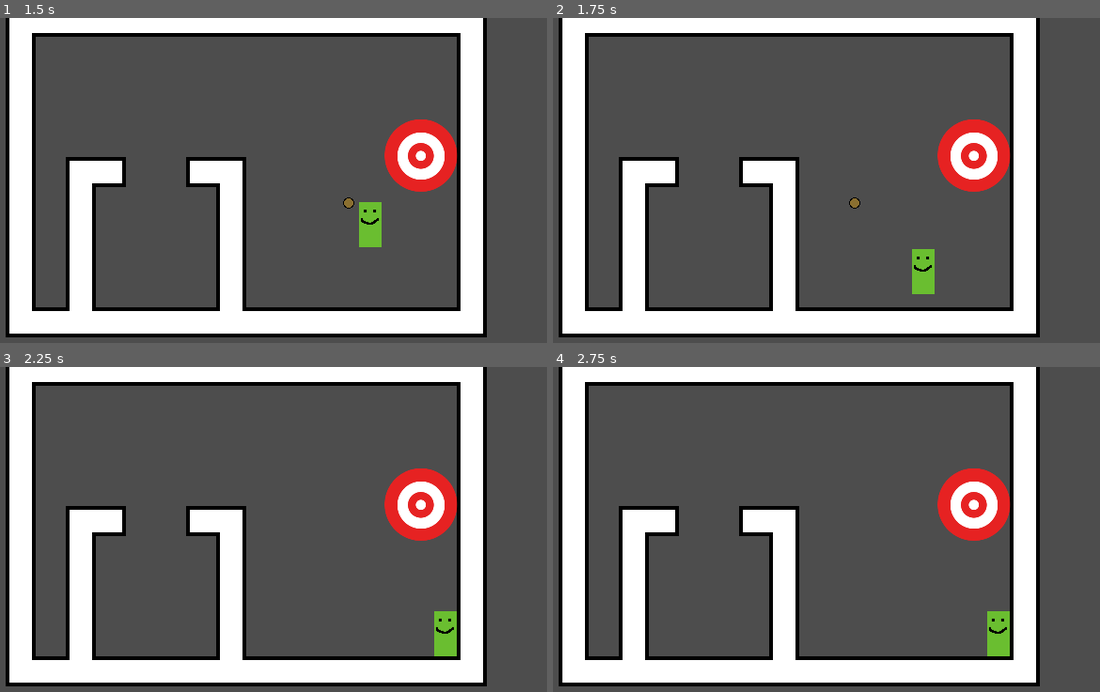
Above: before the commit, frames 1-4 (two rows, left to right).
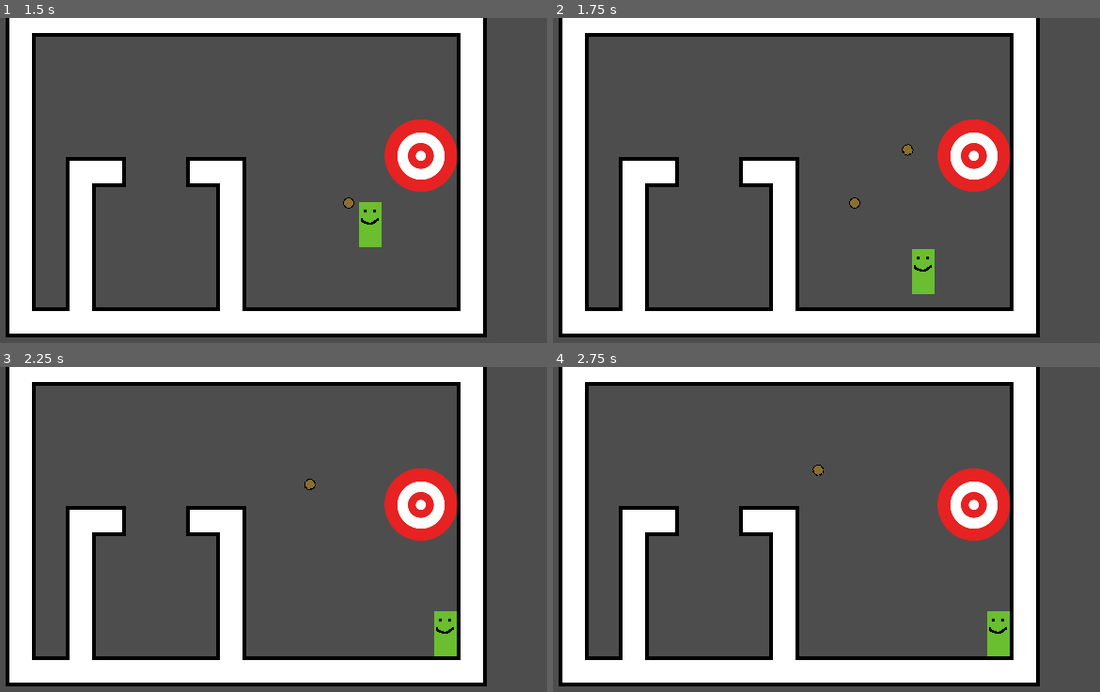
Above: after the commit, the same moments.

Repository: HuskyGameDev/2025f-team5
Game: Godot game, scene res://Game/main.tscn
Same seed, same stepped clock (60 frames per second), same inputs: the game is played once before the commit and once after it.
Inputs (mouse positions are in pixels of both pictures, inside the frame that each line leads up to):
- Up to frame 1 (1.5 s): tap Space (Dash) at 0.5 s; move the mouse to (377, 170) at 0.52 s; hold D (Right) 0.53-1.28 s; hold Space (Dash) 0.53-1.28 s; move the mouse to (125, 203) at 1.27 s; hold S (Down) from 1.28 s (still down); click (125, 203) at 1.35 s
- Up to frame 2 (1.75 s): keep holding S (Down)
- Up to frame 3 (2.25 s): move the mouse to (306, 461) at 2.02 s; release S (Down) at 2.03 s; hold D (Right) from 2.03 s (still down); hold Space (Dash) from 2.03 s (still down)
- Up to frame 4 (2.75 s): keep holding D (Right); keep holding Space (Dash)

Frame 1 is identical in both runs. In frame 2, less than 0.1% of the frame differs, in the area x 63-66%, y 38-43%; in frame 3, less than 0.1%, in the area x 55-58%, y 34-38%; in frame 4, less than 0.1%.

Commit message:
feat: enemy can shoot and be shot

Diff:
--- a/Game/enemy_base.gd
+++ b/Game/enemy_base.gd
@@ -9,7 +9,9 @@
 
 	# Insantiates and fires a bullet at the player whenever its attack cooldown expires
 func _on_attack_cooldown_timeout() -> void:
-	var bullet_instance = Bullet.new_bullet(1, Vector2.LEFT, 5, 1)
+	var bullet_instance = Bullet.new_bullet(100, Vector2.LEFT, 5, 1)
+	get_parent().add_child(bullet_instance)
+	bullet_instance.position = position + Vector2(-50, 0)
 	bullet_instance.fire()
 
 
--- a/Game/enemy_base.tscn
+++ b/Game/enemy_base.tscn
@@ -19,3 +19,5 @@
 
 [node name="Cooldown" type="Timer" parent="."]
 autostart = true
+
+[connection signal="timeout" from="Cooldown" to="." method="_on_attack_cooldown_timeout"]
--- a/Scripts/bullet.gd
+++ b/Scripts/bullet.gd
@@ -39,5 +39,6 @@
 
 
 func despawn() -> void:
-	await get_tree().create_timer(lifetime).timeout
-	queue_free()
+	# await get_tree().create_timer(lifetime).timeout
+	# queue_free()
+	pass
